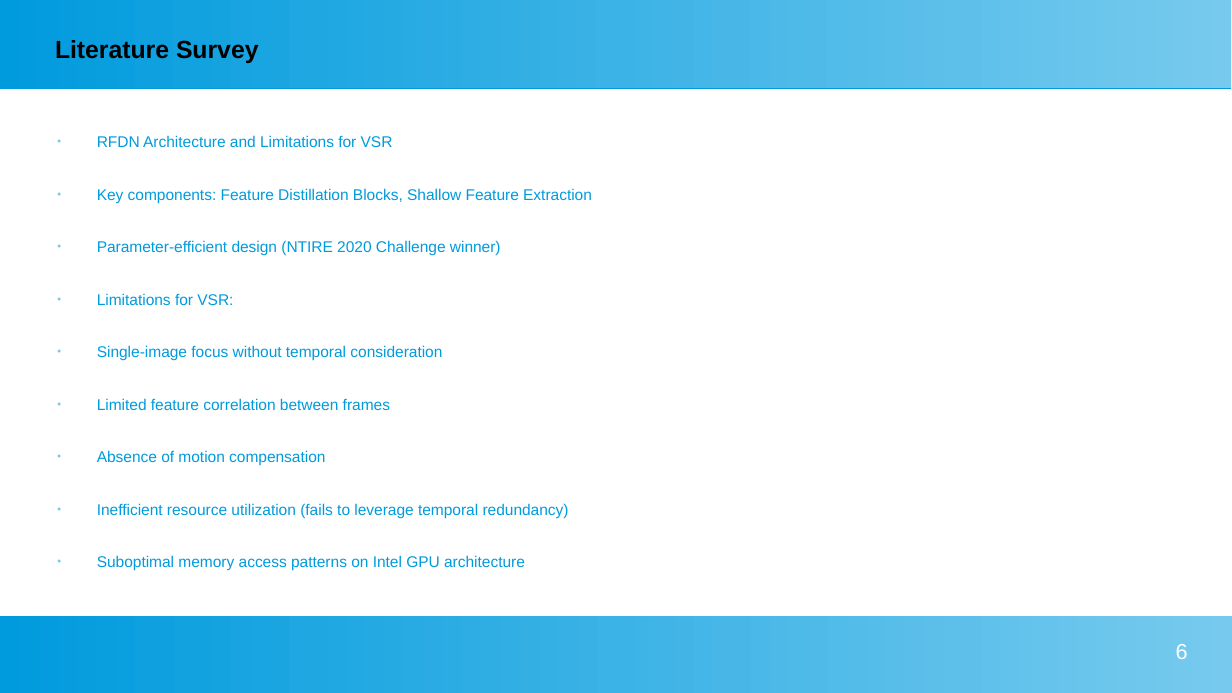
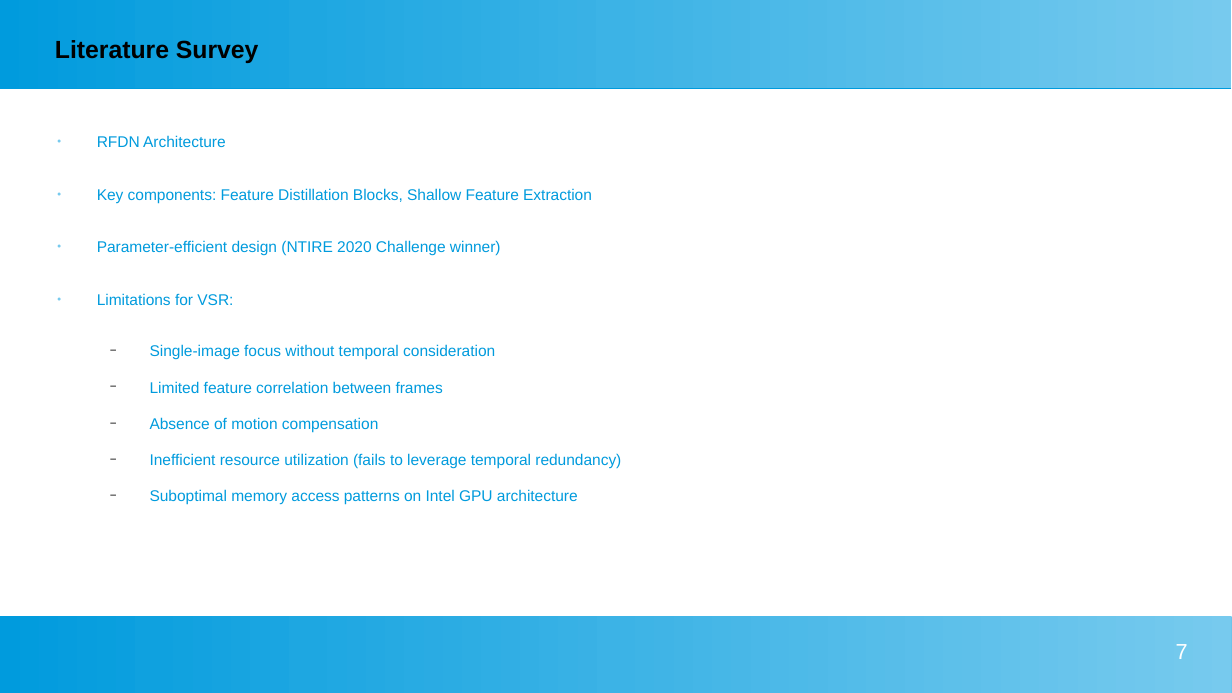
Before and after one commit to pradeepkdlkrni/sem4_project_submissions, a slide deck: slide 7 of submission/phase1/powerPoint/vsr.ppsx (slide 6 before the commit). Drawn at 1232x693 pixels with LibreOffice and Linux fonts; fonts in the diff are those of the drawing. Boxes give left, top, right and bottom in pixels: in the first picture for what was removed or moved away, otherwise in the second. Text is boxed around its words. In the diff, an @@ line names an element or a change of style, - is before the commit and + after.

```diff
--- a/submission/phase1/powerPoint/vsr.ppsx
+++ b/submission/phase1/powerPoint/vsr.ppsx
@@ text at [97,135,226,147]: text changed @@
-● RFDN Architecture and Limitations for VSR
+● RFDN Architecture
@@ text at [150,344,621,505]: bullet ● to −; list level 1 to 2 in "Single-image focus without temporal consideration"; bullet colour #77CAEE to #000000; list level 1 to 2 in "Limited feature correlation between frames"; list level 1 to 2 in "Absence of motion compensation"; list level 1 to 2 in "Inefficient resource utilization (fails to ..."; list level 1 to 2 in "Suboptimal memory access patterns on ..." @@
@@ page number at [1176,644,1188,659]: text changed @@
-6
+7
```
Also in this commit, not shown: 6 other slides changed, 11 slides added, 3 slides removed.
